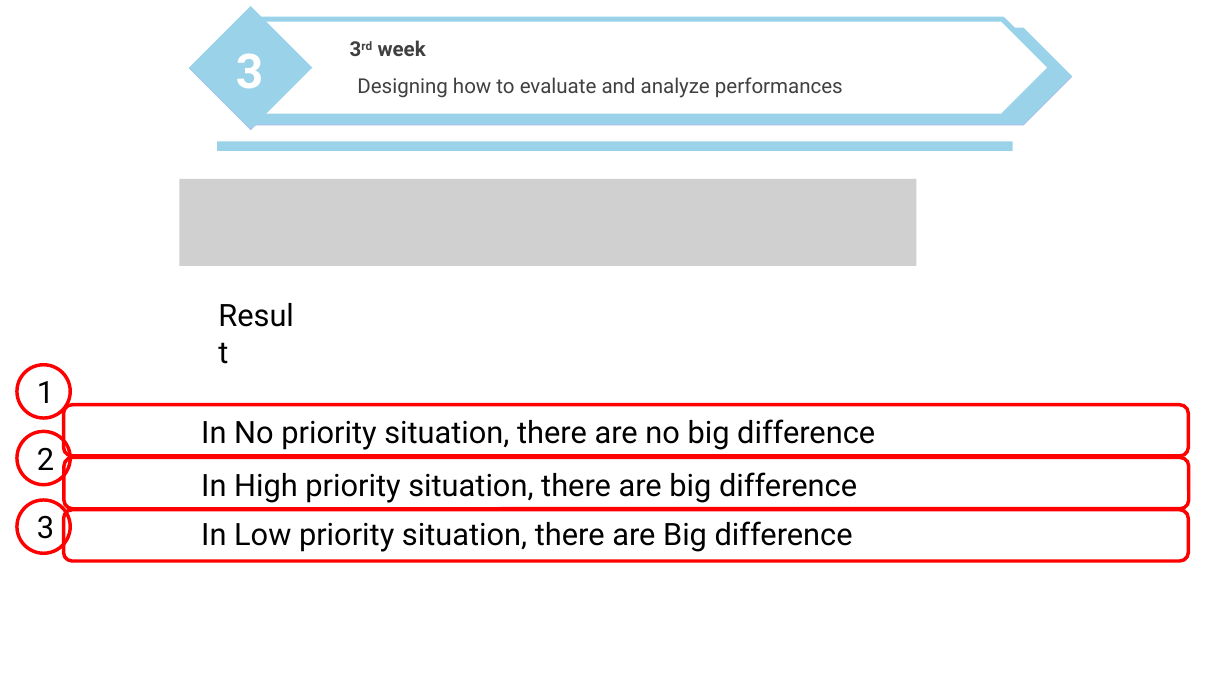
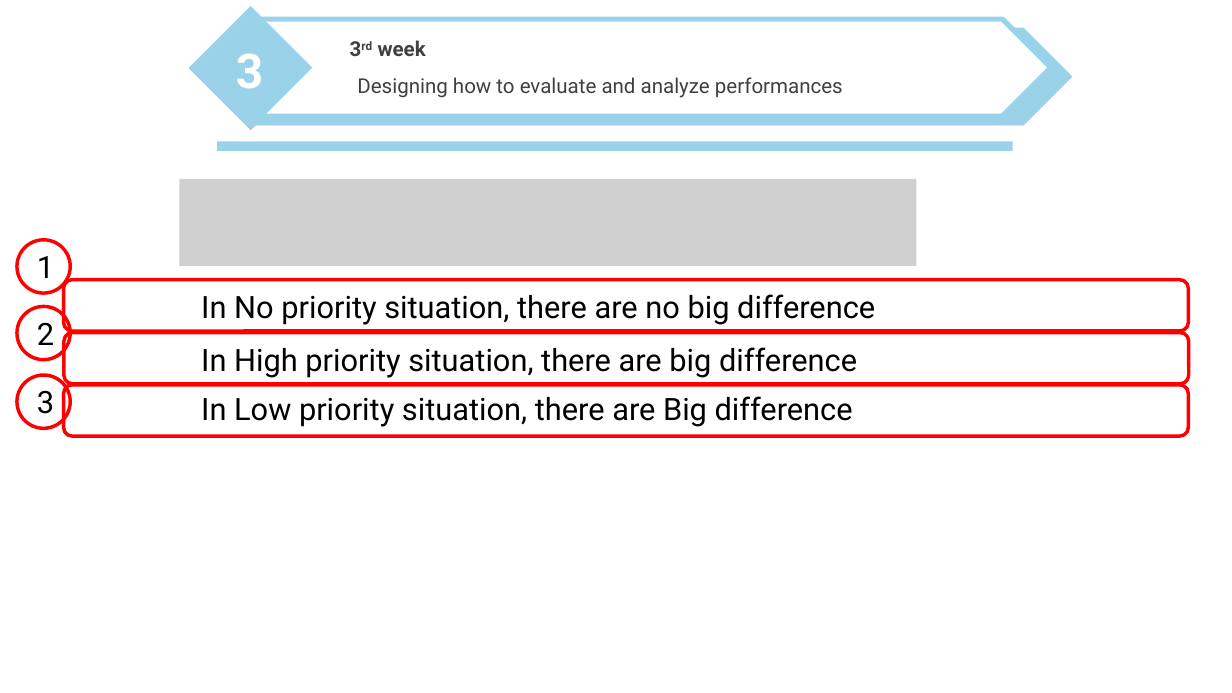
Before and after one commit to nicesick/Prototyping-Delay-Aware-V2X-Safe-Communications, a slide deck: slide 45 of presentation/presentation_1.pptx (slide 46 before the commit). Drawn at 1232x693 pixels with LibreOffice and Linux fonts; fonts in the diff are those of the drawing; grey boxes stand for pictures; background and template pictures are left out. Boxes give left, top, right and bottom in pixels: in the first picture for what was removed or moved away, otherwise in the second. Text is boxed around its words. In the diff, an @@ line names an element or a change of style, - is before the commit and + after.

```diff
--- a/presentation/presentation_1.pptx
+++ b/presentation/presentation_1.pptx
@@ text removed at <box>206,290,312,339</box> @@
-Result
@@ 3 ellipses, 3 texts, 3 rounded rectangles: place and size @@
-3 ellipses, 3 texts, 3 rounded rectangles at <box>17,365,1189,562</box>
+3 ellipses, 3 texts, 3 rounded rectangles at <box>17,240,1189,436</box>
```
Also in this commit, not shown: 5 other slides changed, 3 slides added, 1 slide removed, 1 other file.
